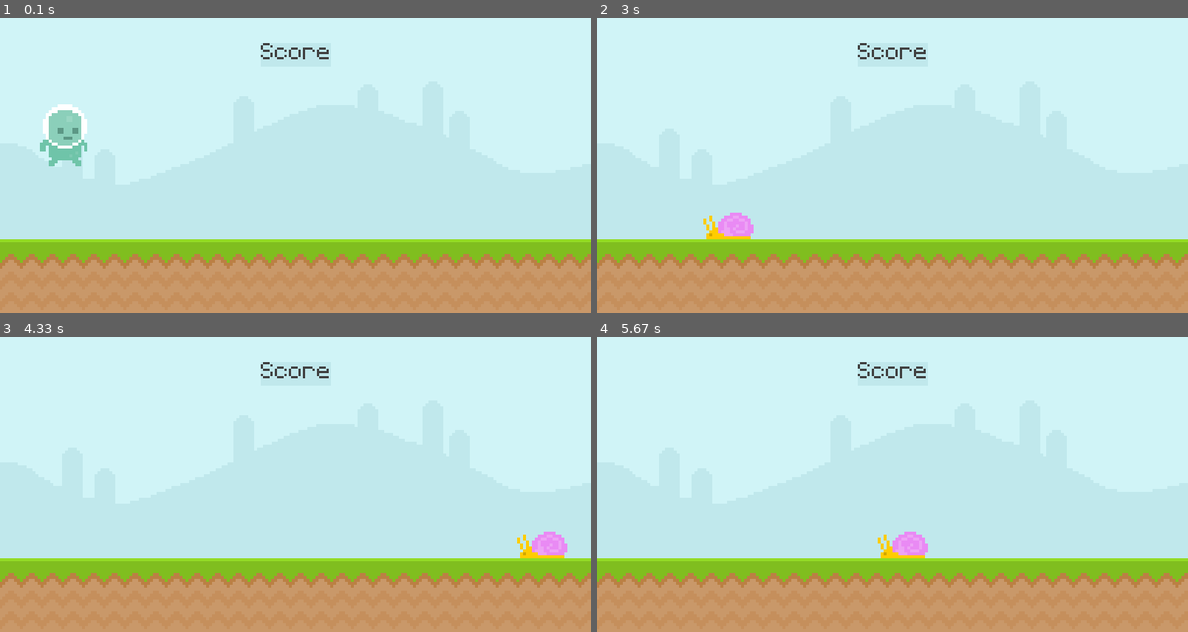
Above: before the commit, frames 1-4 (two rows, left to right).
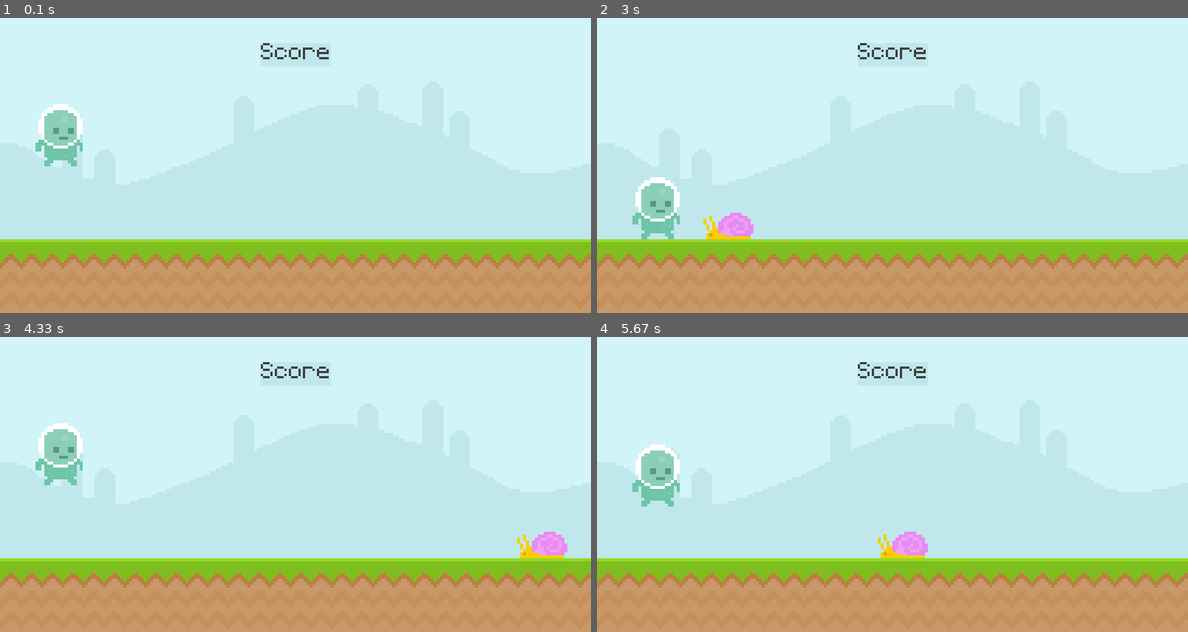
Above: after the commit, the same moments.

Repository: S1monXuan/THE_ULTIMATE_INTRO_TO_PYGAME
Game: pygame game, started from main.py
The game is run twice, just before and just after one commit, with the same random seed, the same clock (stepped at 60 frames per second) and the same inputs.
Inputs (mouse positions are in pixels of both pictures, inside the frame that each line leads up to):
- Up to frame 1 (0.1 s): no input
- Up to frame 2 (3 s): press the mouse at (656, 68) at 0.37 s; move the mouse to (762, 77) at 0.47 s; release the mouse at (868, 85) at 0.6 s; press the mouse at (656, 206) at 1.2 s; move the mouse to (715, 162) at 1.3 s; release the mouse at (768, 118) at 1.43 s; press the mouse at (656, 68) at 1.53 s; move the mouse to (768, 171) at 1.63 s; release the mouse at (880, 271) at 1.77 s; press the mouse at (656, 82) at 2.2 s; move the mouse to (721, 177) at 2.3 s; release the mouse at (786, 271) at 2.43 s
- Up to frame 3 (4.33 s): press the mouse at (59, 525) at 3.03 s; move the mouse to (106, 466) at 3.13 s; release the mouse at (153, 407) at 3.27 s; press the mouse at (59, 387) at 3.37 s; move the mouse to (283, 407) at 3.47 s; release the mouse at (502, 425) at 3.6 s; tap Space at 4.23 s
- Up to frame 4 (5.67 s): click (656, 387) at 4.62 s; tap Space at 5.3, 5.6 s

The runs differ from the first frame. In frame 1, 0.6% of the frame differs, in the area x 6-15%, y 29-51%; in frame 2, 1.3%, in the area x 6-14%, y 54-75%; in frame 3, 1.3%; in frame 4, 1.3%.

Commit message:
floor and jump restrictions

Diff:
--- a/main.py
+++ b/main.py
@@ -31,7 +31,7 @@
             #     print("collision")
                 player_gravity = -20
 
-        if event.type == pygame.KEYDOWN and event.key == pygame.K_SPACE:
+        if event.type == pygame.KEYDOWN and event.key == pygame.K_SPACE and player_rect.bottom >= 300:
             player_gravity = -20
 
     screen.blit(sky_surface, (0, 0))
@@ -54,10 +54,12 @@
         snail_rect.left = 800
 
     screen.blit(snail_surf, snail_rect)
-    player_rect.left += 1
+    # player_rect.left += 1
     # Player
     player_gravity += 1
     player_rect.y += player_gravity
+    if player_rect.bottom > 300:
+        player_rect.bottom = 300
     screen.blit(player_surf, player_rect)
 
     # keys = pygame.key.get_pressed()
@@ -73,5 +75,9 @@
 
 
     # draw all elements & update everyting
+
+    # Floor
+
+
     pygame.display.update()
     clock.tick(60)
